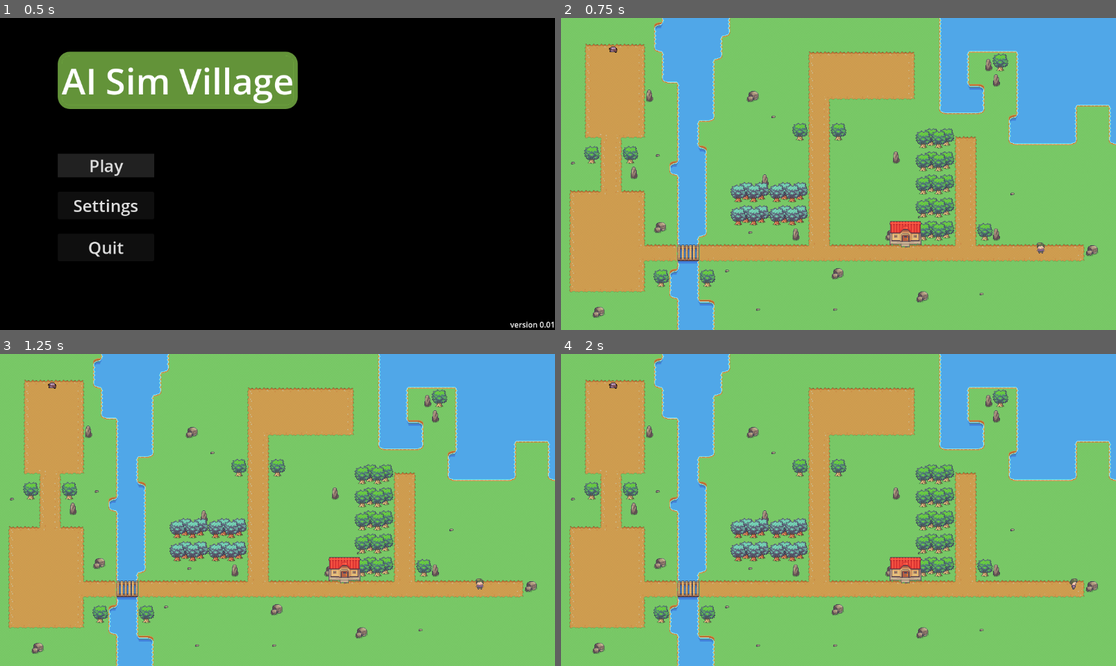
Above: before the commit, frames 1-4 (two rows, left to right).
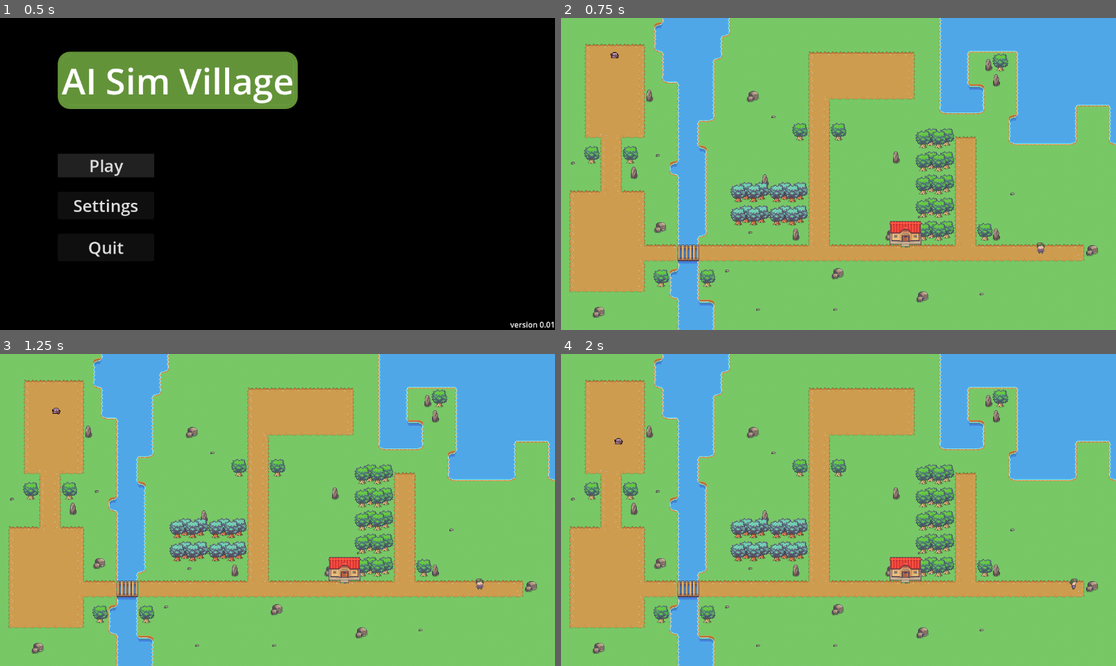
Above: after the commit, the same moments.

Repository: Nemis234/IMT3603-AI-Sim
Game: Godot game, scene res://scenes/GameRoot/GameRoot.tscn
The game is run twice, just before and just after one commit, with the same random seed, the same clock (stepped at 60 frames per second) and the same inputs.
Inputs:
- Up to frame 1 (0.5 s): no input
- Up to frame 2 (0.75 s): click "Play" at 0.5 s
- Up to frame 3 (1.25 s): no input
- Up to frame 4 (2 s): tap Enter at 1.25 s; hold D (walk_right) from 1.28 s (still down)

Frame 1 is identical in both runs. In frame 2, less than 0.1% of the frame differs, in the area x 8-11%, y 9-13%; in frame 3, less than 0.1%; in frame 4, less than 0.1%, in the area x 8-12%, y 9-30%.
Error before the commit: Attempt to call function 'get_global_position' in base 'null instance' on a null instance. (res://scenes/House/House_overworld/house_overworld.gd:6)

Commit message:
fix: fix a bug that did not return position of the entrance, refactor: renamed and change some of the folder structure for houses, feat: add new house_overworld_2

Diff:
--- a/Godot AI sim/ai-simulation-village/project.godot
+++ b/Godot AI sim/ai-simulation-village/project.godot
@@ -12,7 +12,7 @@
 
 config/name="AI Simulation Village"
 run/main_scene="uid://cfj3ogpugehuu"
-config/features=PackedStringArray("4.4", "GL Compatibility")
+config/features=PackedStringArray("4.5", "GL Compatibility")
 config/icon="res://icon.svg"
 
 [editor]
--- a/Godot AI sim/ai-simulation-village/scenes/Agentv2/agent_v_2.gd
+++ b/Godot AI sim/ai-simulation-village/scenes/Agentv2/agent_v_2.gd
@@ -14,7 +14,7 @@
 
 func _physics_process(delta: float) -> void:
 	#TODO
-	navigationNode.target_position = this_guys_house.get_node("Area2D").get_global_position()
+	navigationNode.target_position = this_guys_house.get_node("Entrance").get_node("EntrancePosition").get_global_position()
 
 	if !navigationNode.is_target_reached():
 		var direciton = to_local(navigationNode.get_next_path_position()).normalized()
--- a/Godot AI sim/ai-simulation-village/scenes/House/House_overworld/house_overworld.gd
+++ b/Godot AI sim/ai-simulation-village/scenes/House/House_overworld/house_overworld.gd
@@ -1,14 +1,7 @@
 extends StaticBody2D
 
-@onready var door_area: Area2D = $Area2D
-
 #The global positions to move player/agent to, when entering the house
-@onready var entrance_position: Vector2 = $House/Entrance/EntrancePosition.get_global_position()
+@onready var entrance_position: Vector2 = $HouseInterior/Entrance/EntrancePosition.get_global_position()
 
 #The global position to move player/agent to, when leaving the house
-var overworld_position: Vector2
-
-
-func _ready() -> void:
-	overworld_position = door_area.get_global_position()
-	print(entrance_position)
+@onready var overworld_position: Vector2 = $Entrance/EntrancePosition.get_global_position()
--- a/Godot AI sim/ai-simulation-village/scenes/House/House_overworld/house_overworld.tscn
+++ b/Godot AI sim/ai-simulation-village/scenes/House/House_overworld/house_overworld.tscn
@@ -2,7 +2,8 @@
 
 [ext_resource type="Script" uid="uid://dxbgcny2qy2x4" path="res://scenes/House/House_overworld/house_overworld.gd" id="1_5utur"]
 [ext_resource type="Texture2D" uid="uid://vajvywhcvexb" path="res://assets/SERENE_VILLAGE_REVAMPED/Serene_Village_16x16.png" id="1_y4hv5"]
-[ext_resource type="PackedScene" uid="uid://dx0maj81n6txs" path="res://scenes/House/house_interior.tscn" id="3_m4in0"]
+[ext_resource type="PackedScene" uid="uid://dx0maj81n6txs" path="res://scenes/House/House_interior/house_interior.tscn" id="3_m4in0"]
+[ext_resource type="PackedScene" uid="uid://c172kp7wrv708" path="res://scenes/House/Entrance/entrance_area.tscn" id="3_rvl6e"]
 
 [sub_resource type="AtlasTexture" id="AtlasTexture_5utur"]
 atlas = ExtResource("1_y4hv5")
@@ -10,8 +11,6 @@
 
 [sub_resource type="RectangleShape2D" id="RectangleShape2D_y4hv5"]
 size = Vector2(68, 44)
-
-[sub_resource type="CircleShape2D" id="CircleShape2D_y4hv5"]
 
 [node name="HouseOverworld" type="StaticBody2D" groups=["Houses_Main_Map"]]
 script = ExtResource("1_5utur")
@@ -23,12 +22,8 @@
 position = Vector2(0, -5)
 shape = SubResource("RectangleShape2D_y4hv5")
 
-[node name="Entrance" type="Area2D" parent="."]
-
-[node name="EntranceCollision" type="CollisionShape2D" parent="Entrance"]
+[node name="Entrance" parent="." instance=ExtResource("3_rvl6e")]
 position = Vector2(0, 15)
-scale = Vector2(1.015, 1.015)
-shape = SubResource("CircleShape2D_y4hv5")
 
 [node name="HouseInterior" parent="." instance=ExtResource("3_m4in0")]
 position = Vector2(1710, -70)
--- /dev/null
+++ b/Godot AI sim/ai-simulation-village/scenes/House/House_overworld/house_overworld_2.tscn
@@ -0,0 +1,23 @@
+[gd_scene load_steps=5 format=3 uid="uid://0hiclgkilrth"]
+
+[ext_resource type="Texture2D" uid="uid://vajvywhcvexb" path="res://assets/SERENE_VILLAGE_REVAMPED/Serene_Village_16x16.png" id="1_fanja"]
+[ext_resource type="PackedScene" uid="uid://c172kp7wrv708" path="res://scenes/House/Entrance/entrance_area.tscn" id="2_v0brm"]
+
+[sub_resource type="AtlasTexture" id="AtlasTexture_v0brm"]
+atlas = ExtResource("1_fanja")
+region = Rect2(2, 344, 43, 51)
+
+[sub_resource type="RectangleShape2D" id="RectangleShape2D_fanja"]
+size = Vector2(43, 41)
+
+[node name="HouseOverworld2" type="StaticBody2D" groups=["Houses_Main_Map"]]
+
+[node name="Sprite2D" type="Sprite2D" parent="."]
+texture = SubResource("AtlasTexture_v0brm")
+
+[node name="CollisionShape2D" type="CollisionShape2D" parent="."]
+position = Vector2(0.5, -5.5)
+shape = SubResource("RectangleShape2D_fanja")
+
+[node name="Entrance" parent="." instance=ExtResource("2_v0brm")]
+position = Vector2(0, 14)
Not shown, changed: Godot AI sim/ai-simulation-village/assets/Modern_Interiors_Free_v2.2/Modern tiles_Free/Characters_free/Adam_16x16.png.import
Not shown, changed: Godot AI sim/ai-simulation-village/assets/Modern_Interiors_Free_v2.2/Modern tiles_Free/Characters_free/Adam_idle_16x16.png.import
Not shown, changed: Godot AI sim/ai-simulation-village/assets/Modern_Interiors_Free_v2.2/Modern tiles_Free/Characters_free/Adam_idle_anim_16x16.png.import
Not shown, changed: Godot AI sim/ai-simulation-village/assets/Modern_Interiors_Free_v2.2/Modern tiles_Free/Characters_free/Adam_phone_16x16.png.import
Not shown, changed: Godot AI sim/ai-simulation-village/assets/Modern_Interiors_Free_v2.2/Modern tiles_Free/Characters_free/Adam_run_16x16.png.import
Not shown, changed: Godot AI sim/ai-simulation-village/assets/Modern_Interiors_Free_v2.2/Modern tiles_Free/Characters_free/Adam_sit2_16x16.png.import
Not shown, changed: Godot AI sim/ai-simulation-village/assets/Modern_Interiors_Free_v2.2/Modern tiles_Free/Characters_free/Adam_sit3_16x16.png.import
Not shown, changed: Godot AI sim/ai-simulation-village/assets/Modern_Interiors_Free_v2.2/Modern tiles_Free/Characters_free/Adam_sit_16x16.png.import
Not shown, changed: Godot AI sim/ai-simulation-village/assets/Modern_Interiors_Free_v2.2/Modern tiles_Free/Characters_free/Alex_16x16.png.import
Not shown, changed: Godot AI sim/ai-simulation-village/assets/Modern_Interiors_Free_v2.2/Modern tiles_Free/Characters_free/Alex_idle_16x16.png.import
Not shown, changed: Godot AI sim/ai-simulation-village/assets/Modern_Interiors_Free_v2.2/Modern tiles_Free/Characters_free/Alex_idle_anim_16x16.png.import
Not shown, changed: Godot AI sim/ai-simulation-village/assets/Modern_Interiors_Free_v2.2/Modern tiles_Free/Characters_free/Alex_phone_16x16.png.import
(and 91 more such lines)
